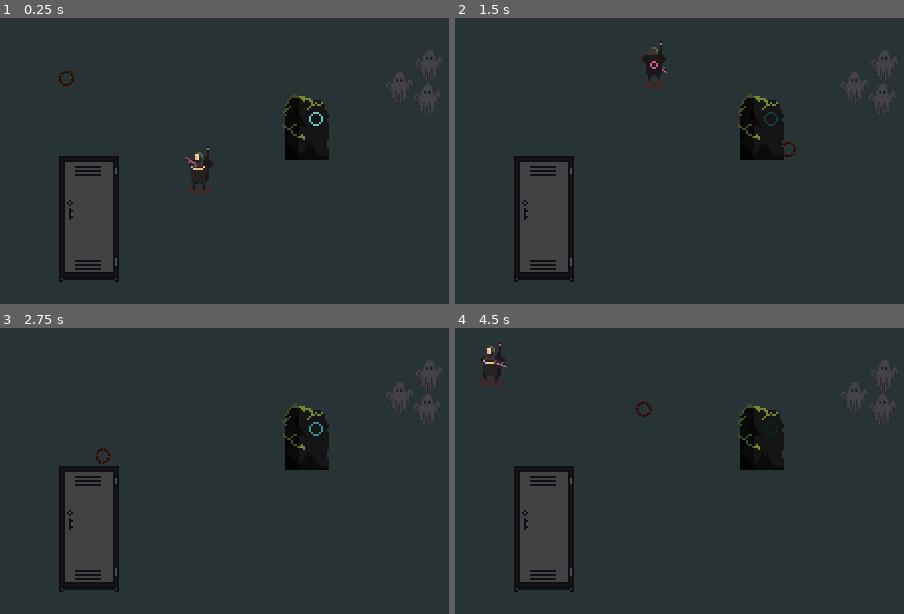
Above: before the commit, frames 1-4 (two rows, left to right).
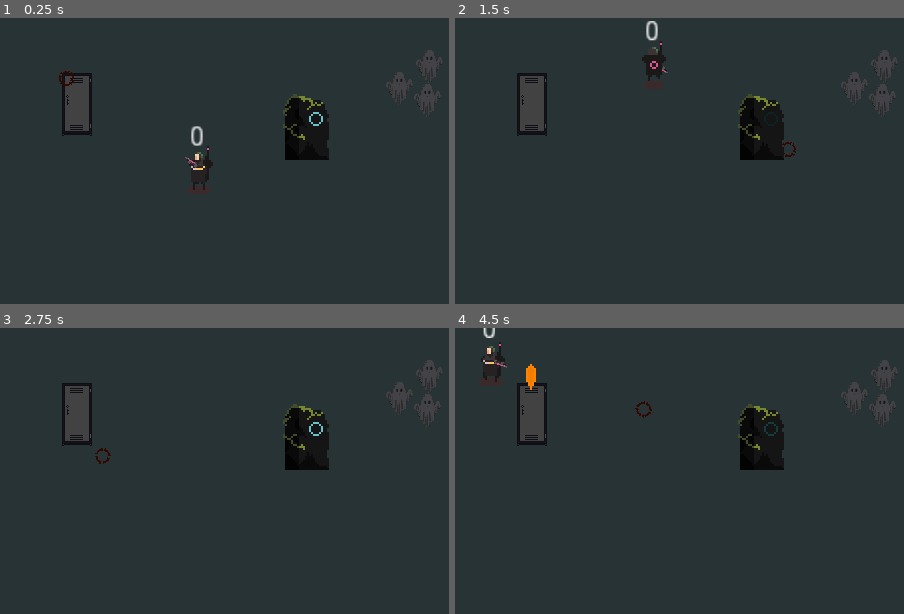
Above: after the commit, the same moments.

Repository: SeanTSinclair/Asylum
Game: Godot game, scene res://World.tscn
Same seed, same stepped clock (60 frames per second), same inputs: the game is played once before the commit and once after it.
Inputs (mouse positions are in pixels of both pictures, inside the frame that each line leads up to):
- Up to frame 1 (0.25 s): no input
- Up to frame 2 (1.5 s): move the mouse to (719, 269) at 0.52 s; hold E (interact) 0.53-1.28 s; hold W (move_up) from 0.53 s (still down); move the mouse to (outside the picture) at 1.27 s; click (outside the picture) at 1.35 s
- Up to frame 3 (2.75 s): tap E (interact) at 1.55 s; move the mouse to (103, 453) at 2.02 s; release W (move_up) at 2.03 s; hold A (move_left) from 2.03 s (still down); hold E (interact) from 2.03 s (still down)
- Up to frame 4 (4.5 s): tap Enter at 2.75 s; move the mouse to (782, 508) at 2.77 s; release E (interact) at 2.78 s; tap E (interact) at 2.85, 3.8, 4.35 s; move the mouse to (657, 416) at 3.52 s; release A (move_left) at 3.53 s; press the mouse at (657, 416) at 3.53 s; hold S (move_down) 3.53-4.28 s; move the mouse to (895, 491) at 4.27 s; release the mouse at (895, 491) at 4.28 s; hold D (move_right) from 4.28 s (still down)

The runs differ from the first frame. In frame 1, 7.3% of the frame differs, in the area x 13-46%, y 19-93%; in frame 2, 7.4%; in frame 3, 7.3%; in frame 4, 7.5%, in the area x 6-72%, y 0-93%.

Commit message:
made hide state and interactable lockers

Diff:
--- /dev/null
+++ b/Common/Interactable.gd
@@ -0,0 +1,8 @@
+extends Node
+class_name Interactable
+
+func interact(player):
+	_interaction_logic(player)
+
+func _interaction_logic(player):
+	pass
--- /dev/null
+++ b/Objects/Locker.gd
@@ -0,0 +1,10 @@
+extends Interactable
+
+var is_hiding_player : bool = false
+
+func _interaction_logic(player):
+	is_hiding_player = !is_hiding_player
+	if is_hiding_player:
+		player.reveal()
+	else:
+		player.hide()
--- a/Objects/Locker.tscn
+++ b/Objects/Locker.tscn
@@ -1,12 +1,15 @@
-[gd_scene load_steps=3 format=2]
+[gd_scene load_steps=4 format=2]
 
 [ext_resource path="res://Objects/Locker.png" type="Texture" id=1]
+[ext_resource path="res://Objects/Locker.gd" type="Script" id=2]
 
 [sub_resource type="RectangleShape2D" id=1]
 extents = Vector2( 15, 31.5 )
 
 [node name="Locker" type="Area2D"]
+scale = Vector2( 0.5, 0.5 )
 collision_layer = 33
+script = ExtResource( 2 )
 
 [node name="Sprite" type="Sprite" parent="."]
 modulate = Color( 0.458824, 0.458824, 0.458824, 1 )
--- a/Player/InteractionController.gd
+++ b/Player/InteractionController.gd
@@ -7,6 +7,13 @@
 func _ready():
 	var check_timer = get_tree().create_timer(.2)
 	check_timer.connect("timeout", self, "update_interaction_icon")
+
+func _unhandled_input(event):
+	if event.is_action_pressed("interact"):
+		var closest = get_nearest_interactable()
+		if closest != null:
+			if closest.has_method("interact"):
+				closest.interact(owner)
 
 func update_interaction_icon():
 	if interactables_in_range.size() != 0:
--- a/Player/Player.gd
+++ b/Player/Player.gd
@@ -7,12 +7,29 @@
 onready var crosshair = $Rotator/Crosshair
 onready var animator = $AnimationTree
 onready var animation_state = animator.get("parameters/playback")
+onready var state_machine = $StateMachine
+onready var label = $Label
 
 var velocity : Vector2 = Vector2.ZERO
 var hiding : bool = false
 
 func _ready():
 	animator.active = true
+
+func _process(delta):
+	label.text = str(state_machine.state)
+
+func hide():
+	sprite.visible = false
+	rotator.visible = false
+	hiding = true
+	state_machine.set_state(state_machine.states.hide)
+
+func reveal():
+	sprite.visible = true
+	rotator.visible = true
+	hiding = false
+	state_machine.set_state(state_machine.states.move)
 
 func position_crosshair():
 	rotator.look_at(get_global_mouse_position())
--- a/Player/Player.tscn
+++ b/Player/Player.tscn
@@ -179,6 +179,15 @@
 collision_layer = 3
 script = ExtResource( 2 )
 
+[node name="Label" type="Label" parent="."]
+margin_left = -19.0
+margin_top = -22.0
+margin_right = 17.0
+margin_bottom = -8.0
+text = "move"
+align = 1
+valign = 1
+
 [node name="Sprite" type="Sprite" parent="."]
 texture = ExtResource( 1 )
 flip_h = true
--- a/World.tscn
+++ b/World.tscn
@@ -63,7 +63,7 @@
 [node name="YSort" type="YSort" parent="."]
 
 [node name="Locker" parent="YSort" instance=ExtResource( 4 )]
-position = Vector2( 56, 100 )
+position = Vector2( 50, 43 )
 
 [node name="Player" parent="YSort" instance=ExtResource( 1 )]
 position = Vector2( 111, 75 )
@@ -83,7 +83,7 @@
 [node name="AnimatedSprite" type="AnimatedSprite" parent="YSort/StuffInTheWay"]
 position = Vector2( 0, -9.5 )
 frames = SubResource( 9 )
-frame = 5
+frame = 7
 playing = true
 
 [node name="LightOccluder2D" type="LightOccluder2D" parent="YSort/StuffInTheWay/AnimatedSprite"]
--- a/project.godot
+++ b/project.godot
@@ -15,12 +15,18 @@
 "path": "res://Enemies/Ghost.gd"
 }, {
 "base": "Node",
+"class": "Interactable",
+"language": "GDScript",
+"path": "res://Common/Interactable.gd"
+}, {
+"base": "Node",
 "class": "StateMachine",
 "language": "GDScript",
 "path": "res://Common/StateMachine.gd"
 } ]
 _global_script_class_icons={
 "Ghost": "",
+"Interactable": "",
 "StateMachine": ""
 }
 
